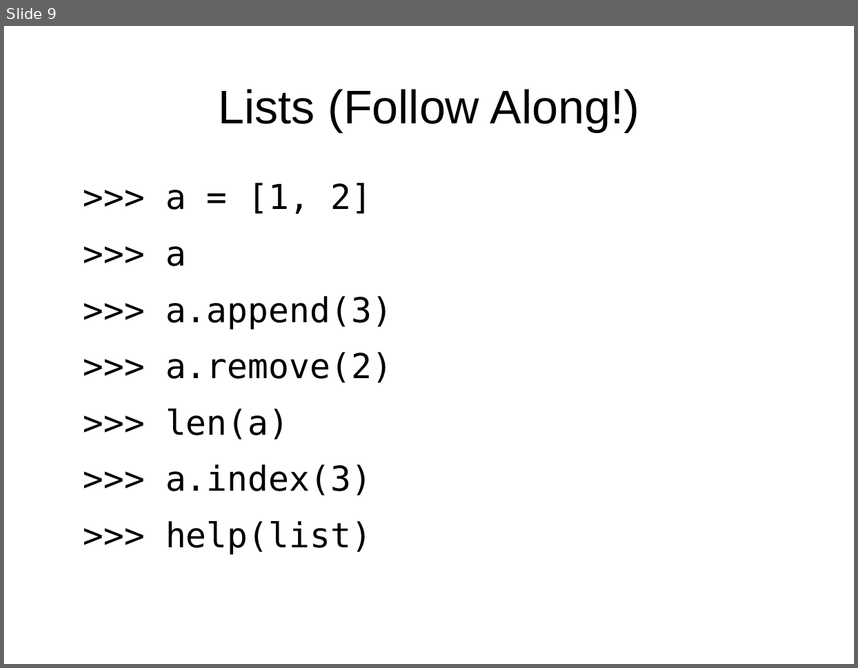
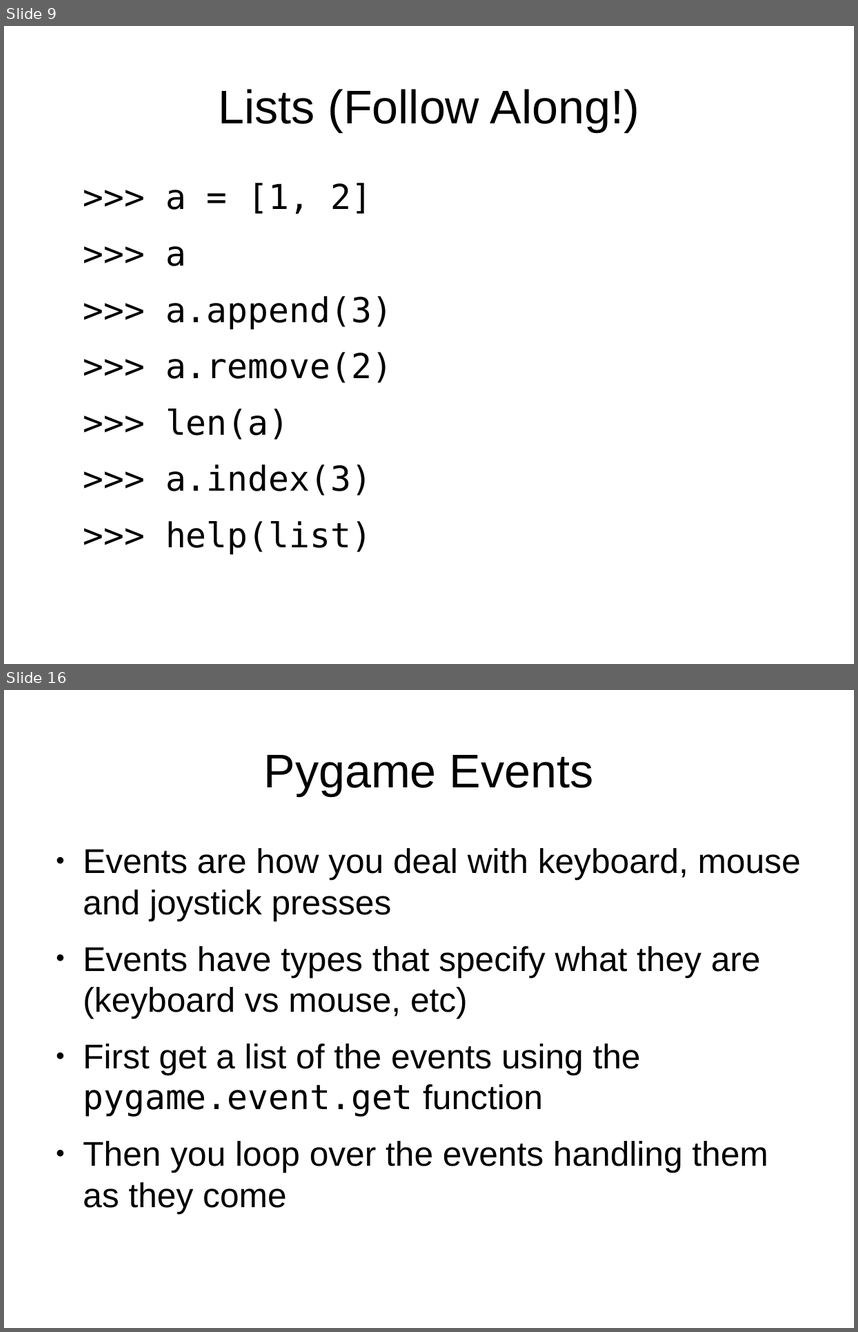
Before and after one commit to bradfordbarr/HacDC-Intro-to-Programming, a slide deck: class_2/class_2.odp. Shown one above the other, each under a label of ours: slide 9 before the commit, slides 9 and 16 after it; the slides between them are not shown. The pictures are 858x668 and 858x1332 pixels, drawn with LibreOffice and Linux fonts; fonts in the diff are those of the drawing. Boxes give left, top, right and bottom in pixels: in the first picture for what was removed or moved away, otherwise in the second. Text is boxed around its words. In the diff, an @@ line names an element or a change of style, - is before the commit and + after.

```diff
--- a/class_2/class_2.odp
+++ b/class_2/class_2.odp
@@ slide 16 added at (4,690,854,1328), background #FFFFFF @@
@@ title added at (264,755,594,796), 44 pt, text #000000 @@
+Pygame Events
@@ text added at (83,848,801,1213), 32 pt, text #000000 @@
+● Events are how you deal with keyboard, mouse and joystick presses
+● Events have types that specify what they are (keyboard vs mouse, etc)
+● First get a list of the events using the pygame.event.get function
+● Then you loop over the events handling them as they come
```
Also in this commit, not shown: 3 slides changed, 7 other slides added, 2 slides removed, 1 other file.
